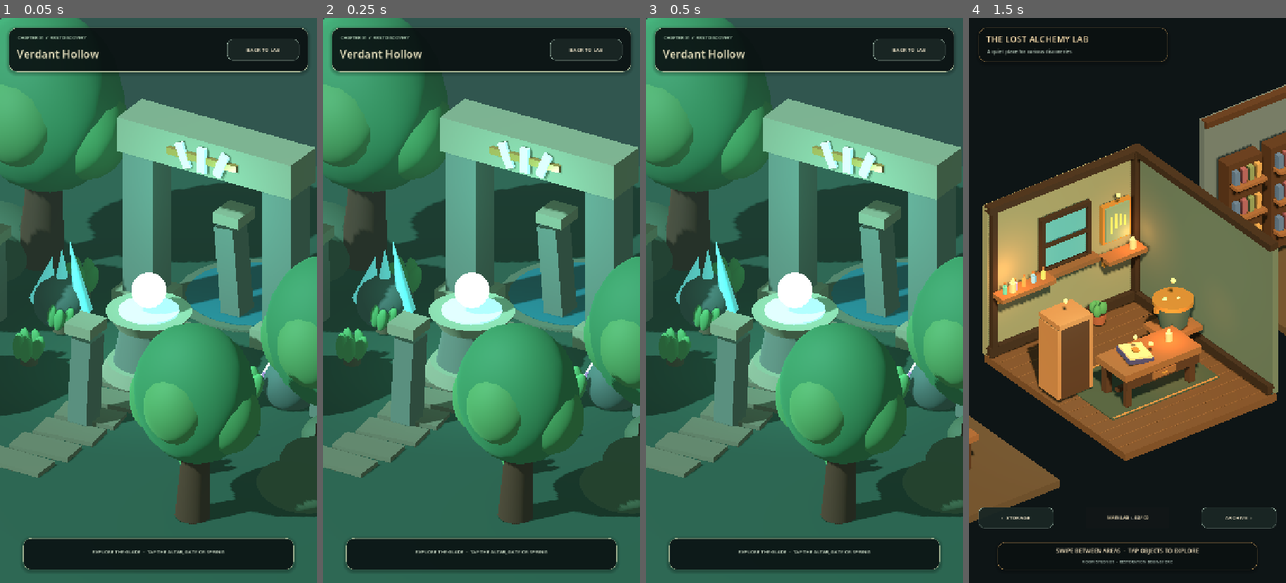
Above: before the commit, frames 1-4 (left to right).
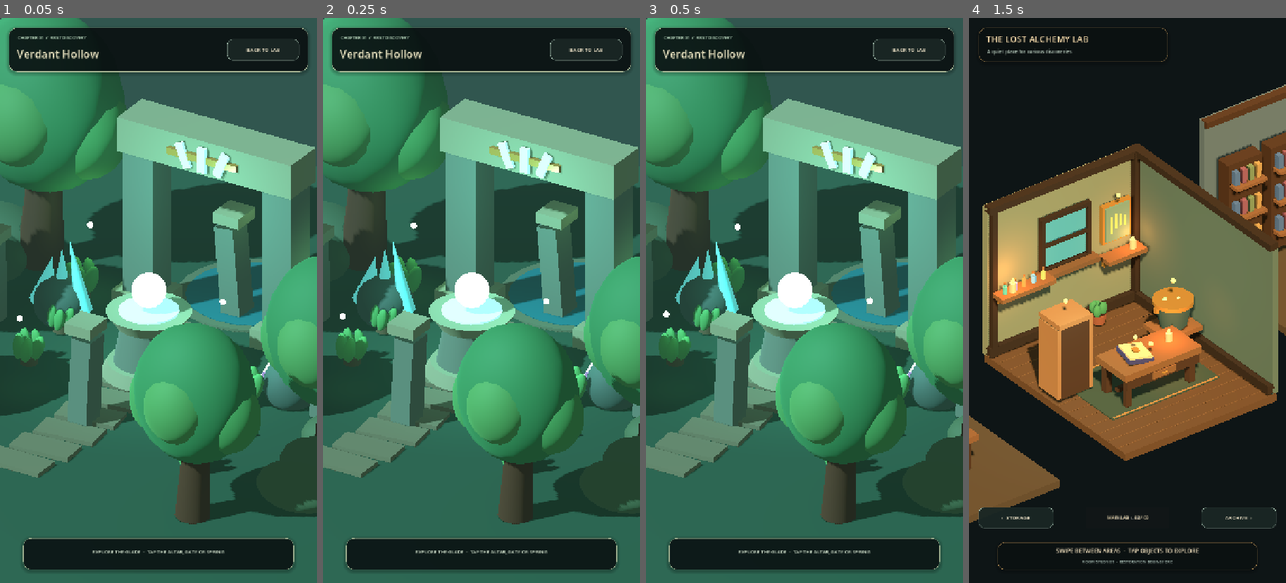
Above: after the commit, the same moments.

Repository: Kryodo/spell-sort-game
Game: Godot game, scene res://scenes/chapter_forest_prototype.tscn
Same seed, same stepped clock (60 frames per second), same inputs: the game is played once before the commit and once after it. This scene is started directly instead of the project's main scene.
Inputs (mouse positions are in pixels of both pictures, inside the frame that each line leads up to):
- Up to frame 1 (0.05 s): no input
- Up to frame 2 (0.25 s): no input
- Up to frame 3 (0.5 s): no input
- Up to frame 4 (1.5 s): tap Enter at 0.5 s; move the mouse to (1197, 272) at 0.52 s; click (1197, 272) at 0.67 s; click "BACK TO LAB" at 1.25 s

The runs differ from the first frame. In frame 1, 0.7% of the frame differs, in the area x 5-98%, y 27-54%; in frame 2, 0.6%; in frame 3, 0.4%; in frame 4, nothing differs.

Commit message:
Add drifting fireflies to the chapter glade

Diff:
--- a/scripts/chapter_forest_prototype.gd
+++ b/scripts/chapter_forest_prototype.gd
@@ -139,6 +139,11 @@
 
 	_add_crystal_cluster(Vector3(-2.65, 0.08, -1.05), Color(0.36, 0.79, 0.78))
 	_add_crystal_cluster(Vector3(2.85, 0.08, -0.45), Color(0.66, 0.56, 0.91))
+	_add_firefly(Vector3(-1.75, 1.55, 1.85))
+	_add_firefly(Vector3(1.85, 2.10, 0.35))
+	_add_firefly(Vector3(-2.75, 1.35, -2.25))
+	_add_firefly(Vector3(2.70, 1.65, -2.65))
+	_add_firefly(Vector3(0.85, 2.35, -3.10))
 
 
 func _build_interactions() -> void:
@@ -236,12 +241,27 @@
 
 
 func _add_fern(origin: Vector3, scale_value: float) -> void:
-	var pot := _add_cylinder("FernBase", 0.18 * scale_value, 0.22 * scale_value, 0.20 * scale_value, origin, _mat(Color(0.35, 0.31, 0.22)))
+	_add_cylinder("FernBase", 0.18 * scale_value, 0.22 * scale_value, 0.20 * scale_value, origin, _mat(Color(0.35, 0.31, 0.22)))
 	for index in range(5):
 		var angle := TAU * float(index) / 5.0
 		var leaf := _add_sphere("FernLeaf_%d" % index, 0.27 * scale_value, origin + Vector3(cos(angle) * 0.24 * scale_value, 0.36 * scale_value, sin(angle) * 0.24 * scale_value), _mat(Color(0.34, 0.59, 0.35)))
 		leaf.scale = Vector3(0.56, 1.25, 0.42)
 		leaf.rotation_degrees.z = -18.0 + float(index) * 7.0
+
+
+
+func _add_firefly(origin: Vector3) -> void:
+	var orb := _add_sphere("Firefly", 0.075, origin, _mat(Color(0.74, 0.98, 0.69), 0.0, 1.8))
+	orb.scale = Vector3(0.82, 0.82, 0.82)
+	_fireflies.append(orb)
+	_firefly_origins.append(origin)
+	var light := OmniLight3D.new()
+	light.position = origin
+	light.light_color = Color(0.60, 0.94, 0.65)
+	light.light_energy = 0.48
+	light.omni_range = 1.8
+	add_child(light)
+	_firefly_lights.append(light)
 
 
 func _add_crystal_cluster(origin: Vector3, tint: Color) -> void:
